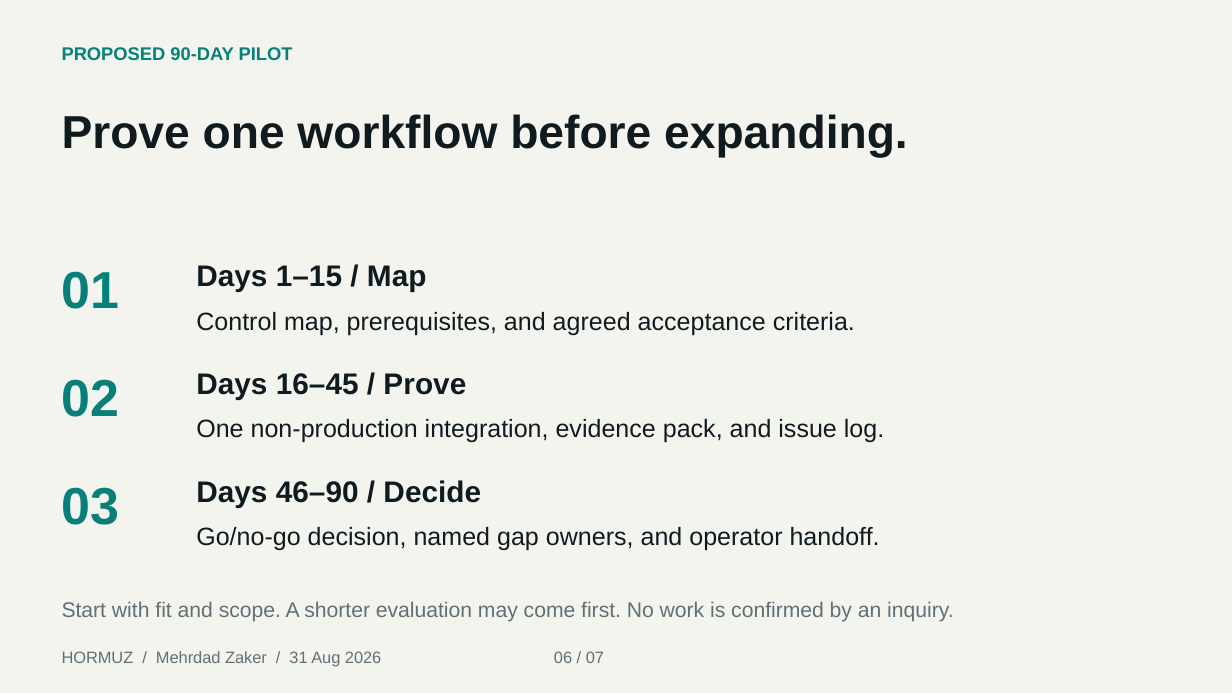
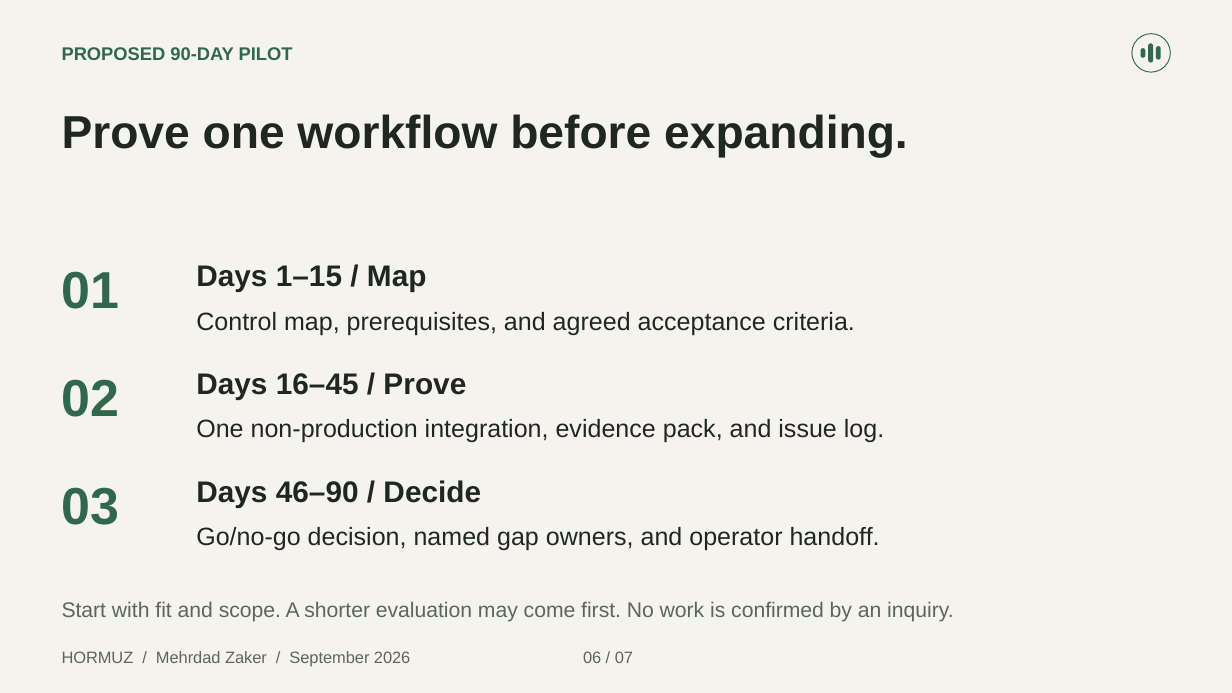
Before and after one commit to Xpounder-com/hormuz, a slide deck: slide 6 of website/public/downloads/hormuz-buyer-briefing.pptx. Drawn at 1232x693 pixels with LibreOffice and Linux fonts; fonts in the diff are those of the drawing. Boxes give left, top, right and bottom in pixels: in the first picture for what was removed or moved away, otherwise in the second. Text is boxed around its words. In the diff, an @@ line names an element or a change of style, - is before the commit and + after.

Commit message:
Build the Hormuz controlled-passage brand across the website and materials

```diff
--- a/website/public/downloads/hormuz-buyer-briefing.pptx
+++ b/website/public/downloads/hormuz-buyer-briefing.pptx
@@ background #F4F4EF to #F4F3EE @@
@@ ellipse added at [1132, 33, 1171, 72], outline #31684B 0.75 pt @@
@@ rounded rectangle added at [1141, 48, 1145, 57], fill #31684B @@
@@ rounded rectangle added at [1149, 43, 1153, 63], fill #31684B @@
@@ rounded rectangle added at [1156, 46, 1161, 60], fill #31684B @@
@@ text colour #087F78 to #31684B in 4 elements at [62, 47, 293, 60], [62, 271, 120, 309], [62, 379, 120, 417], [62, 487, 120, 525] @@
@@ text colour #101B20 to #202723 in 7 elements at [62, 114, 908, 157], [196, 265, 427, 292], [196, 312, 855, 335], [196, 373, 466, 400], [196, 419, 884, 442], [196, 480, 481, 507], [196, 527, 880, 550] @@
@@ text "Start with fit and scope. ..." at [62, 601, 953, 622]: text colour #607077 to #5C6758 @@
@@ text at [62, 651, 633, 666]: text changed; text colour #607077 to #5C6758 @@
-HORMUZ / Mehrdad Zaker / 31 Aug 2026 06 / 07
+HORMUZ / Mehrdad Zaker / September 2026 06 / 07
```
Also in this commit, not shown: 6 other slides changed, 32 other files.
